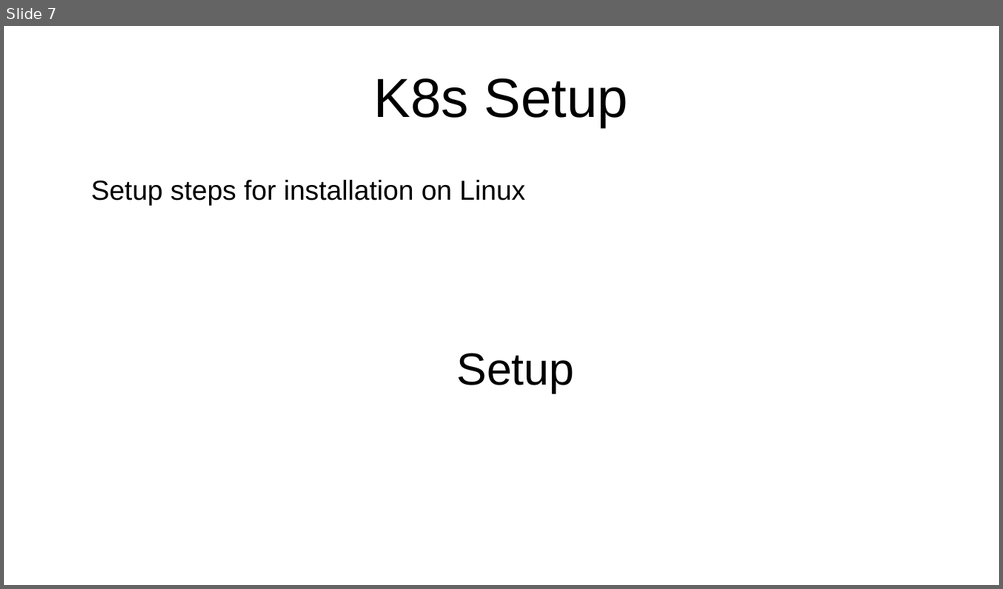
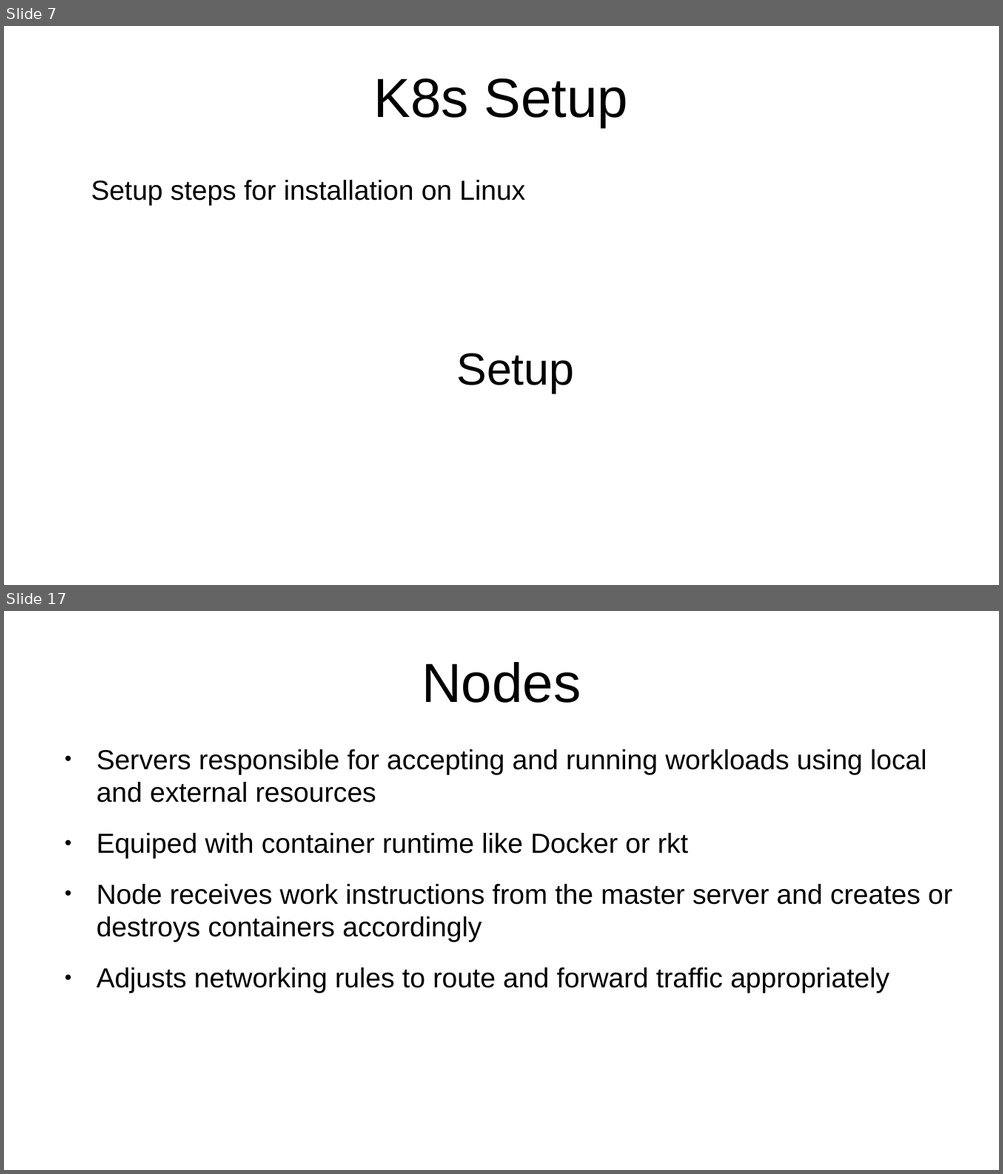
Before and after one commit to ksmane15/docs-k8s, a slide deck: k8s.odp. Shown one above the other, each under a label of ours: slide 7 before the commit, slides 7 and 17 after it; the slides between them are not shown. The pictures are 1003x589 and 1003x1174 pixels, drawn with LibreOffice and Linux fonts; fonts in the diff are those of the drawing. Boxes give left, top, right and bottom in pixels: in the first picture for what was removed or moved away, otherwise in the second. Text is boxed around its words. In the diff, an @@ line names an element or a change of style, - is before the commit and + after.

```diff
--- a/k8s.odp
+++ b/k8s.odp
@@ slide 17 added at (x1=4, y1=611, x2=999, y2=1170), background #FFFFFF @@
@@ title added at (x1=421, y1=662, x2=580, y2=703), 44 pt, text #000000 @@
+Nodes
@@ text added at (x1=96, y1=749, x2=952, y2=994), 22 pt, text #000000 @@
+● Servers responsible for accepting and running workloads using local and external resources
+● Equiped with container runtime like Docker or rkt
+● Node receives work instructions from the master server and creates or destroys containers accordingly
+● Adjusts networking rules to route and forward traffic appropriately
```
Also in this commit, not shown: 14 other slides added, 1 slide removed.
